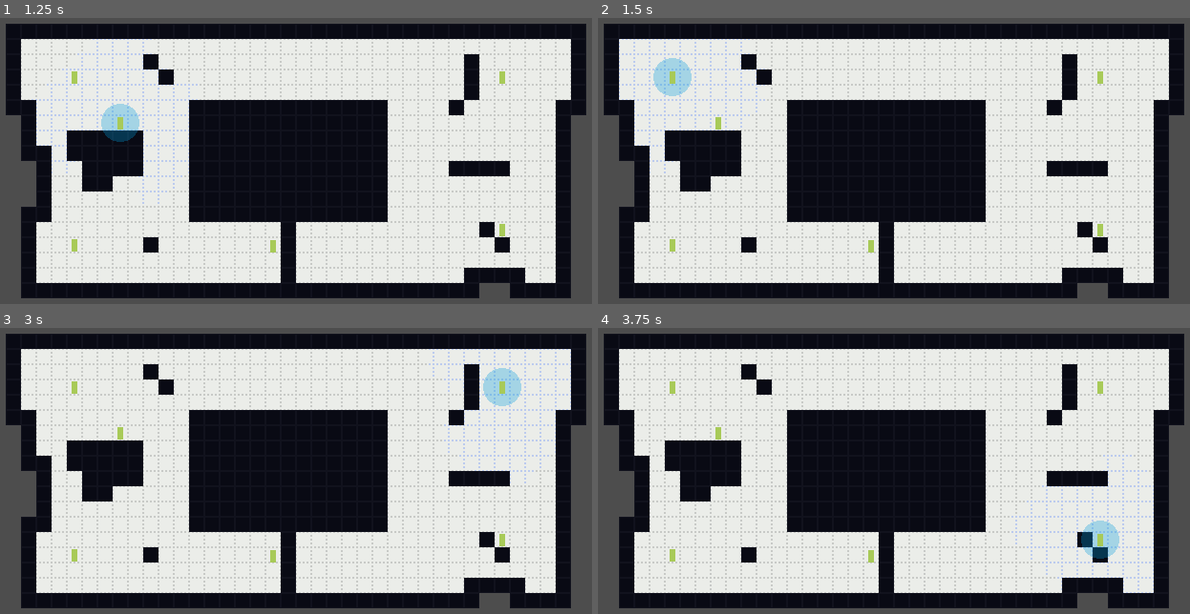
Above: before the commit, frames 1-4 (two rows, left to right).
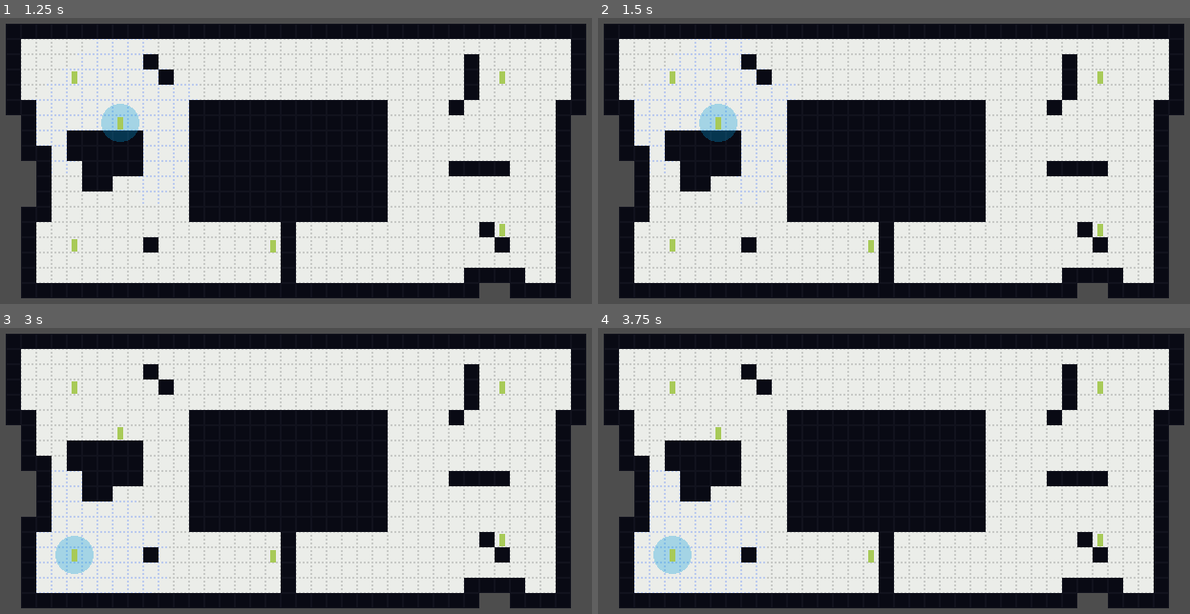
Above: after the commit, the same moments.

Repository: loucks-dev/interstellar-contract-services
Game: Godot game, scene res://scenes/Main.tscn
Same seed, same stepped clock (60 frames per second), same inputs: the game is played once before the commit and once after it.
Inputs (mouse positions are in pixels of both pictures, inside the frame that each line leads up to):
- Up to frame 1 (1.25 s): tap Enter at 0.5 s; move the mouse to (118, 123) at 0.52 s; click (118, 123) at 0.67 s; tap Space at 0.77 s
- Up to frame 2 (1.5 s): tap Space at 1.25 s; move the mouse to (674, 78) at 1.27 s; click (674, 78) at 1.42 s
- Up to frame 3 (3 s): tap Space at 1.52, 2.75 s; tap Enter at 2 s; move the mouse to (76, 553) at 2.02 s; click (76, 553) at 2.17 s; move the mouse to (503, 388) at 2.77 s; click (503, 388) at 2.92 s
- Up to frame 4 (3.75 s): tap Space at 3.02 s; tap Enter at 3.5 s; move the mouse to (1101, 539) at 3.52 s; click (1101, 539) at 3.67 s

Frame 1 is identical in both runs. In frame 2, 1.7% of the frame differs, in the area x 3-34%, y 7-65%; in frame 3, 2.8%, in the area x 6-97%, y 7-93%; in frame 4, 2.8%.

Commit message:
Added selection rules for units

Diff:
--- a/scenes/Main.tscn
+++ b/scenes/Main.tscn
@@ -11,7 +11,7 @@
 [node name="UnitManager" type="Node" parent="." groups=["unit_manager"]]
 script = ExtResource("1_elqb8")
 
-[node name="TurnManager" type="Node" parent="."]
+[node name="TurnManager" type="Node" parent="." groups=["turn_manager"]]
 script = ExtResource("2_0bbpv")
 
 [node name="UIRoot" type="CanvasLayer" parent="."]
--- a/scenes/TurnManager.gd
+++ b/scenes/TurnManager.gd
@@ -1,6 +1,6 @@
 extends Node
 
-enum phase { PLAYER, ENEMY}
+enum phase { PLAYER, ENEMY }
 
 signal turn_started(phase)
 signal turn_ended(phase)
@@ -13,6 +13,7 @@
 	var unit_manager = get_tree().get_first_node_in_group("unit_manager") # grab player units from UnitManager
 	if unit_manager:
 		player_units = unit_manager.units
+
 
 
 func start_player_turn():
--- a/scenes/UnitManager.gd
+++ b/scenes/UnitManager.gd
@@ -1,8 +1,9 @@
 extends Node
-
+@onready var turn_manager = get_tree().get_first_node_in_group("turn_manager")
 
 signal active_unit_changed(unit)
 
+@export var player_faction := "player"
 var units: Array = []
 var active_unit = null
 
@@ -11,12 +12,22 @@
 	units.append(unit)
 	unit.unit_selected.connect(_on_unit_selected)
 
-func _on_unit_selected(unit):
+func _on_unit_selected(unit) -> void:
+
+	if turn_manager == null:
+		push_error("TurnManager not found")
+		return
+	if turn_manager.current_phase != turn_manager.phase.PLAYER:
+		print("error: not player turn phase")
+		return
+	if unit.unit_faction != unit.faction.PLAYER:
+		print ("error: unit not in player faction")
+		return
 	if active_unit == unit:
+		print ("error: already selected")
 		return
 	if active_unit:
 		active_unit.set_selected(false)
-
 	active_unit = unit
 	active_unit.set_selected(true)
 
--- a/scenes/unit.gd
+++ b/scenes/unit.gd
@@ -4,9 +4,12 @@
 signal unit_selected(unit)
 signal unit_died(unit)
 
+enum faction { PLAYER, ENEMY }
+
 @export var max_hp := 10
 @export var move_range := 6
 @export var max_action_points := 2
+@export var unit_faction: faction = faction.PLAYER
 
 var current_hp := max_hp
 var action_points := max_action_points
